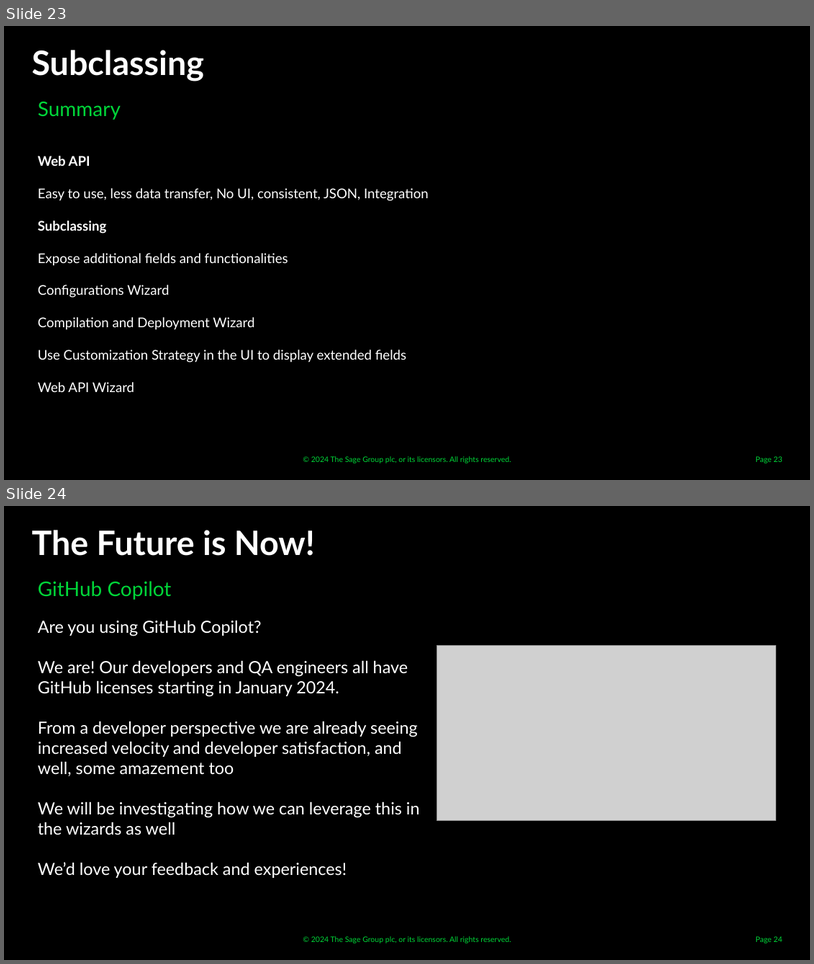
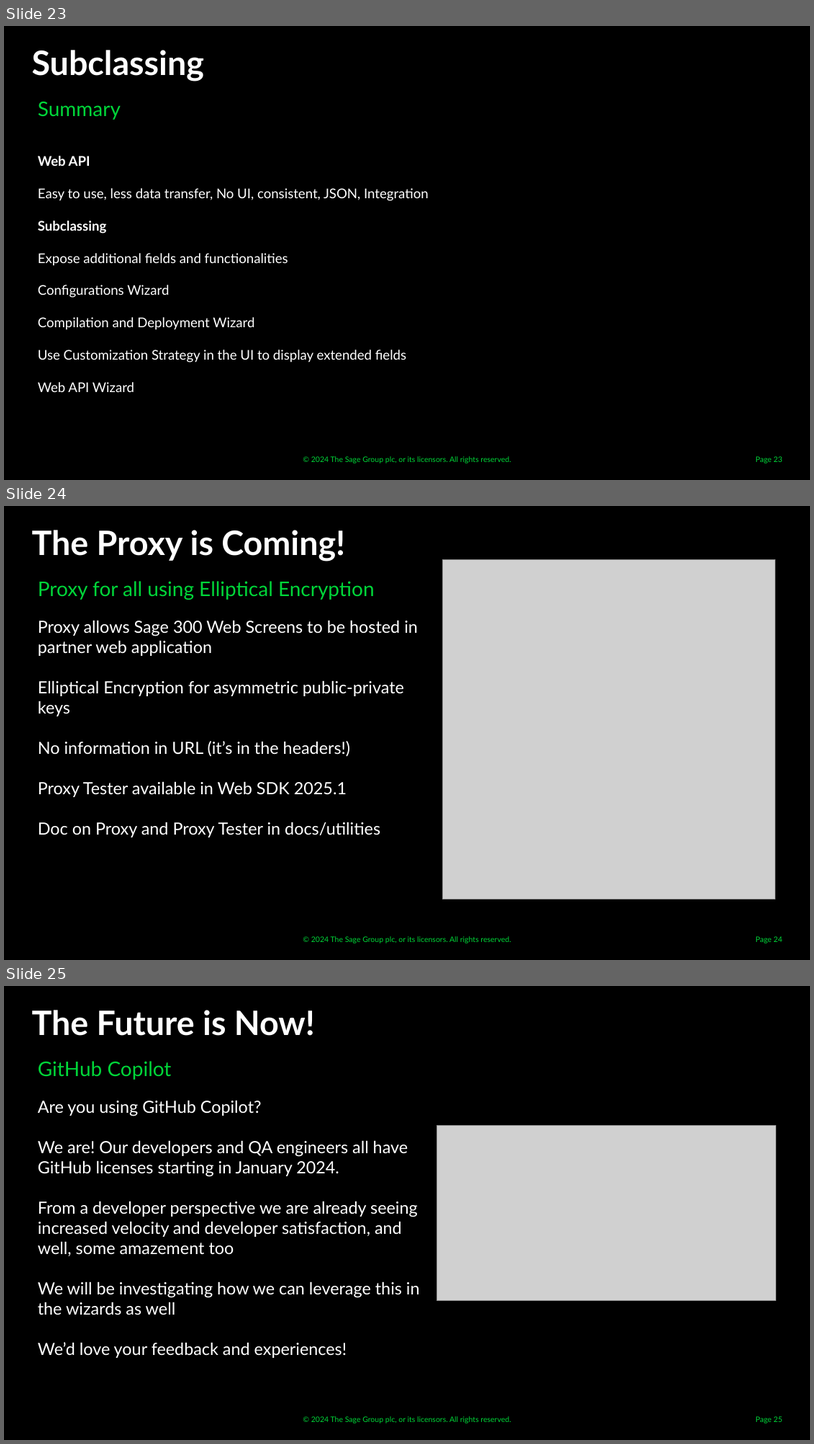
Before and after one commit to SageNADev/Sage300-SDK, a slide deck: docs/presentations/TPAC/2024/Sage300SDK_Malaysia_Subclassing.pptx. Shown one above the other, each under a label of ours: slides 23 and 24 before the commit, slides 23, 24 and 25 after it. The pictures are 814x964 and 814x1444 pixels, drawn with LibreOffice and Linux fonts; fonts in the diff are those of the drawing; grey boxes stand for pictures; background and template pictures are left out. Boxes give left, top, right and bottom in pixels: in the first picture for what was removed or moved away, otherwise in the second. Text is boxed around its words. In the diff, an @@ line names an element or a change of style, - is before the commit and + after.

Commit message:
Updated docs

```diff
--- a/docs/presentations/TPAC/2024/Sage300SDK_Malaysia_Subclassing.pptx
+++ b/docs/presentations/TPAC/2024/Sage300SDK_Malaysia_Subclassing.pptx
@@ slide 24 added at <box>4,506,810,960</box>, background #000000; not listed: 1 template element that a slide beside it also shows @@
@@ text added at <box>32,530,345,561</box>, 40 pt, text #FFFFFF, bold @@
+The Proxy is Coming!
@@ picture added at <box>442,559,776,898</box> @@
@@ text added at <box>38,581,375,600</box>, 24 pt, text #00D639 @@
+Proxy for all using Elliptical Encryption
@@ text added at <box>38,620,418,837</box>, 20 pt, text #FFFFFF @@
+Proxy allows Sage 300 Web Screens to be hosted in partner web application
+Elliptical Encryption for asymmetric public-private keys
+No information in URL (it’s in the headers!)
+Proxy Tester available in Web SDK 2025.1
+Doc on Proxy and Proxy Tester in docs/utilities
@@ page number added at <box>756,936,782,943</box>, 9 pt, text #00D639 @@
+Page 24
@@ what was slide 24 is now slide 25 @@
@@ page number at <box>756,1416,782,1423</box>: text changed @@
-Page 24
+Page 25
```
Also in this commit, not shown: 1 slide changed, 2 other files.
